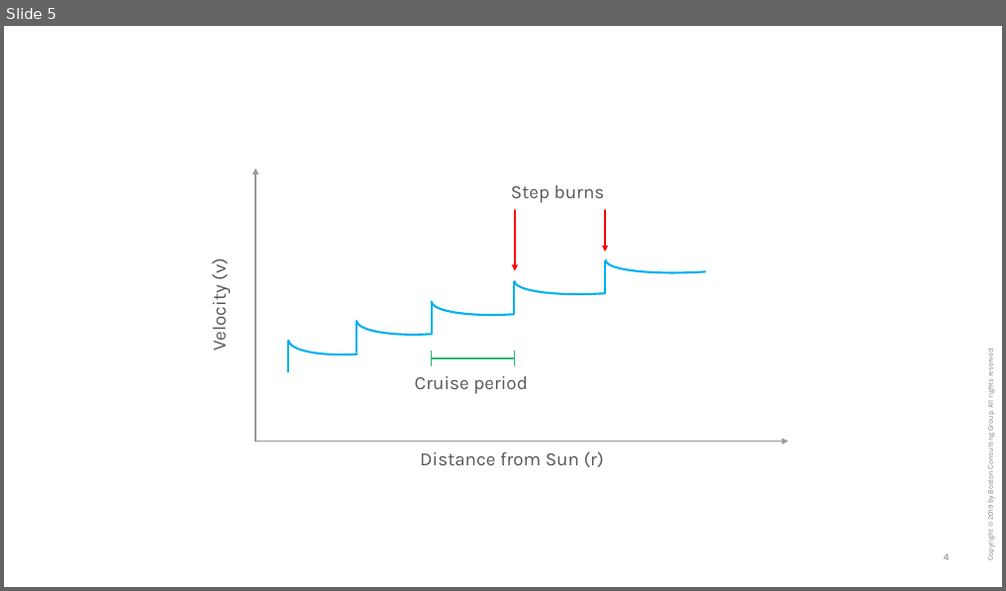
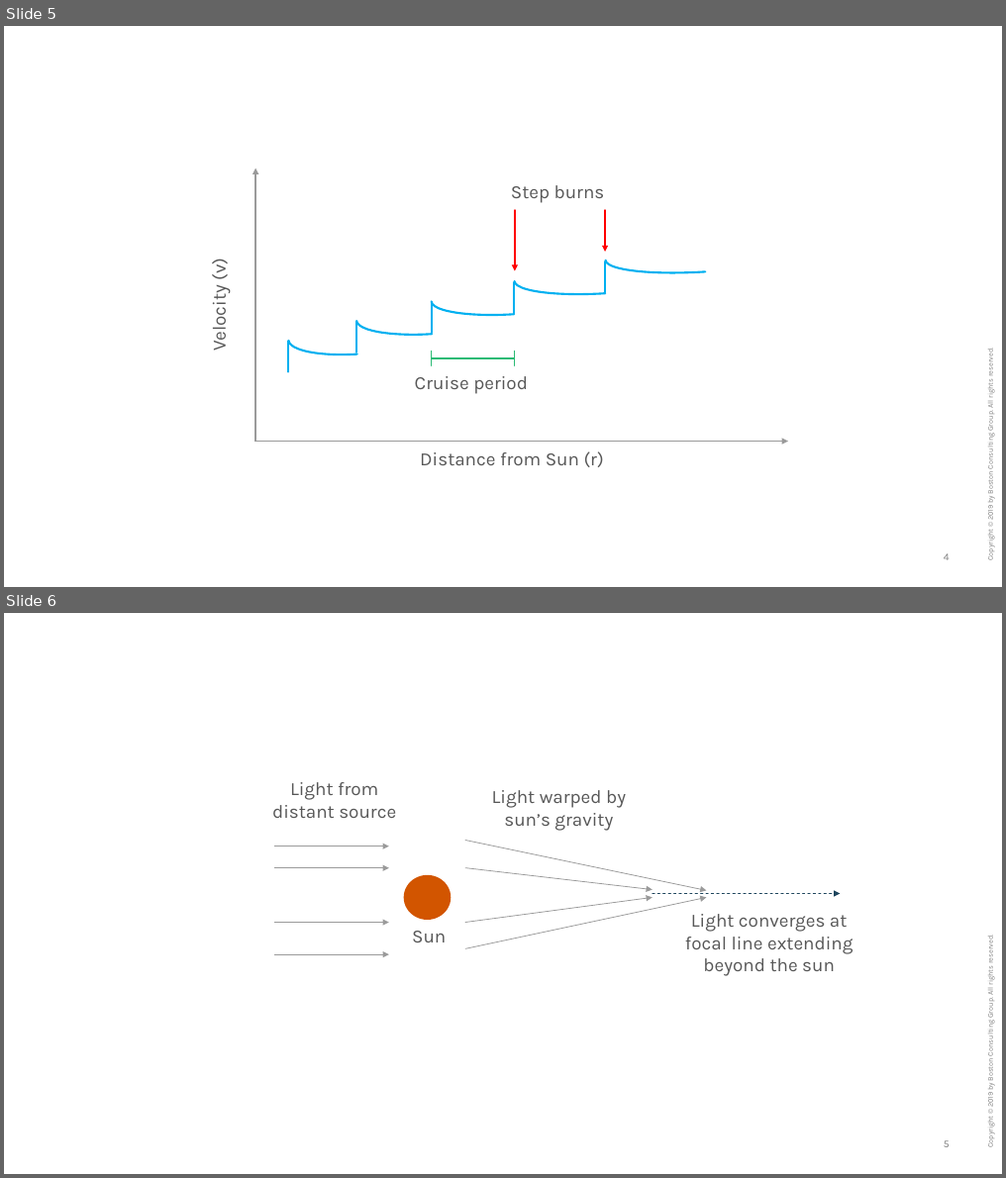
Before and after one commit to timsliu/flybys_foci, a slide deck: appendix/orbit_diagrams.pptx. Shown one above the other, each under a label of ours: slide 5 before the commit, slides 5 and 6 after it. The pictures are 1006x591 and 1006x1178 pixels, drawn with LibreOffice and Linux fonts; fonts in the diff are those of the drawing. Boxes give left, top, right and bottom in pixels: in the first picture for what was removed or moved away, otherwise in the second. Text is boxed around its words. In the diff, an @@ line names an element or a change of style, - is before the commit and + after.

```diff
--- a/appendix/orbit_diagrams.pptx
+++ b/appendix/orbit_diagrams.pptx
@@ slide 6 added at (x1=4, y1=613, x2=1002, y2=1174), background #FFFFFF; not listed: 2 template elements that a slide beside it also shows @@
@@ text added at (x1=272, y1=782, x2=396, y2=818), 18 pt, text #575757 @@
+Light from distant source
@@ text added at (x1=492, y1=790, x2=626, y2=831), 18 pt, text #575757 @@
+Light warped by sun’s gravity
@@ group added at (x1=275, y1=847, x2=389, y2=956): 4 arrows @@
@@ arrow added from (466, 841) to (706, 891), #9A9A9A 0.75 pt @@
@@ ellipse added at (x1=404, y1=875, x2=450, y2=920), fill #D25500 @@
@@ arrow added from (466, 868) to (652, 890), #9A9A9A 0.75 pt @@
@@ arrow added from (466, 922) to (652, 897), #9A9A9A 0.75 pt @@
@@ arrow added from (466, 950) to (706, 897), #9A9A9A 0.75 pt @@
@@ arrow added from (652, 894) to (841, 894), #1F475E 0.75 pt dashed @@
@@ text added at (x1=412, y1=931, x2=446, y2=943), 18 pt, text #575757 @@
+Sun
@@ text added at (x1=685, y1=914, x2=852, y2=976), 18 pt, text #575757 @@
+Light converges at focal line extending beyond the sun
```
Also in this commit, not shown: 15 other files.
